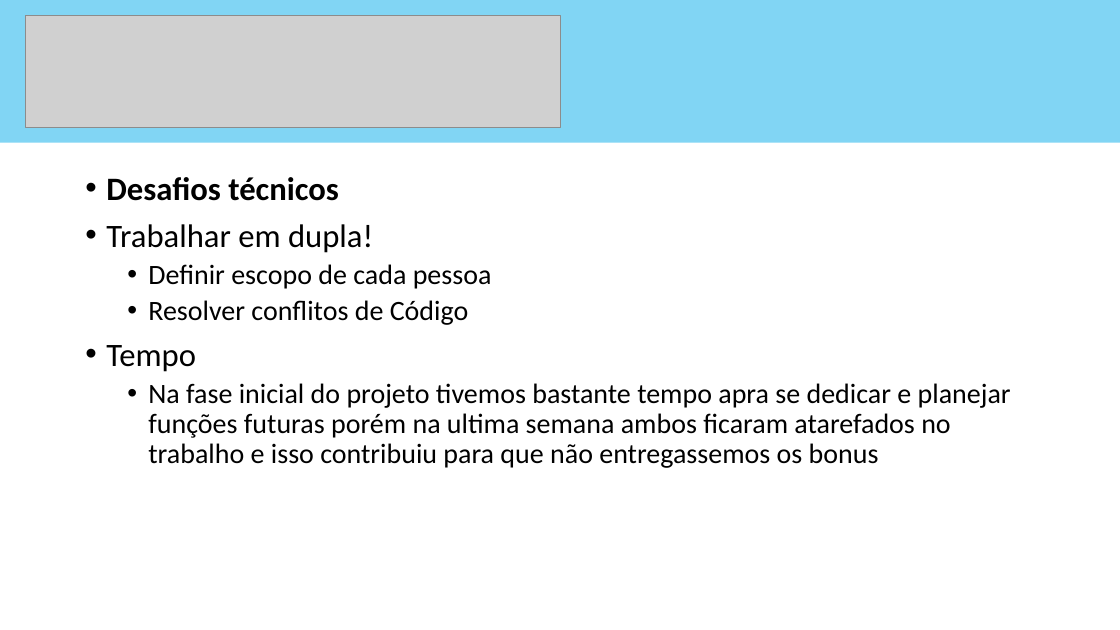
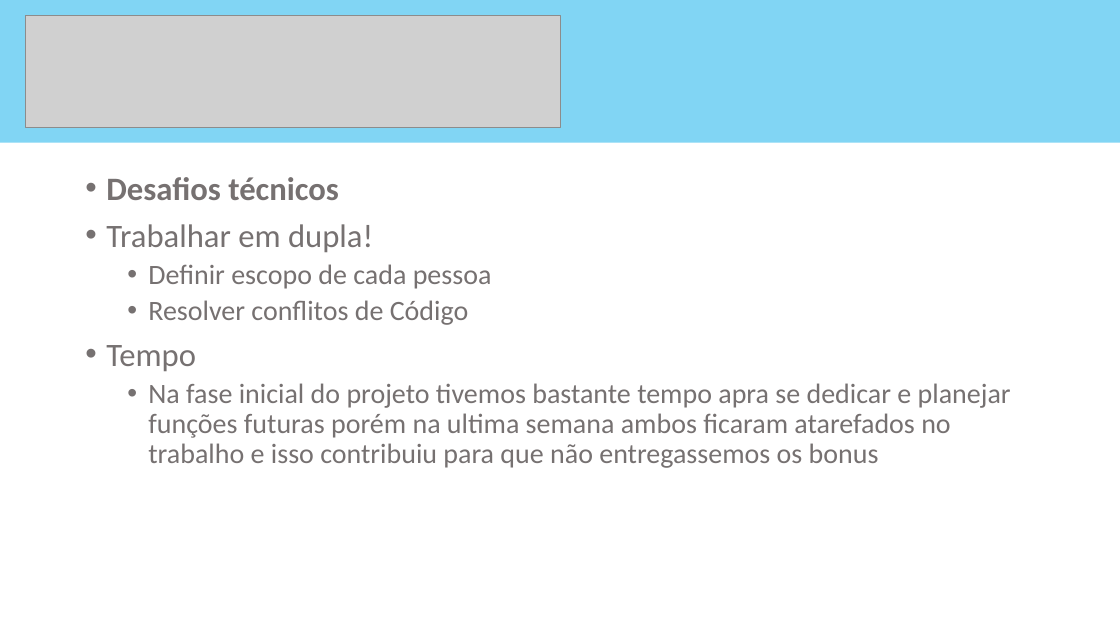
Before and after one commit to plsalles/Project2, a slide deck: slide 3 of Presentation1.pptx. Drawn at 1120x630 pixels with LibreOffice and Linux fonts; fonts in the diff are those of the drawing; grey boxes stand for pictures. Boxes give left, top, right and bottom in pixels: in the first picture for what was removed or moved away, otherwise in the second. Text is boxed around its words. In the diff, an @@ line names an element or a change of style, - is before the commit and + after.

```diff
--- a/Presentation1.pptx
+++ b/Presentation1.pptx
@@ text "Desafios técnicos" at (x1=106, y1=177, x2=1011, y2=468): text colour #000000 to #767171 @@
```
Also in this commit, not shown: 3 other slides changed, 6 other files.
